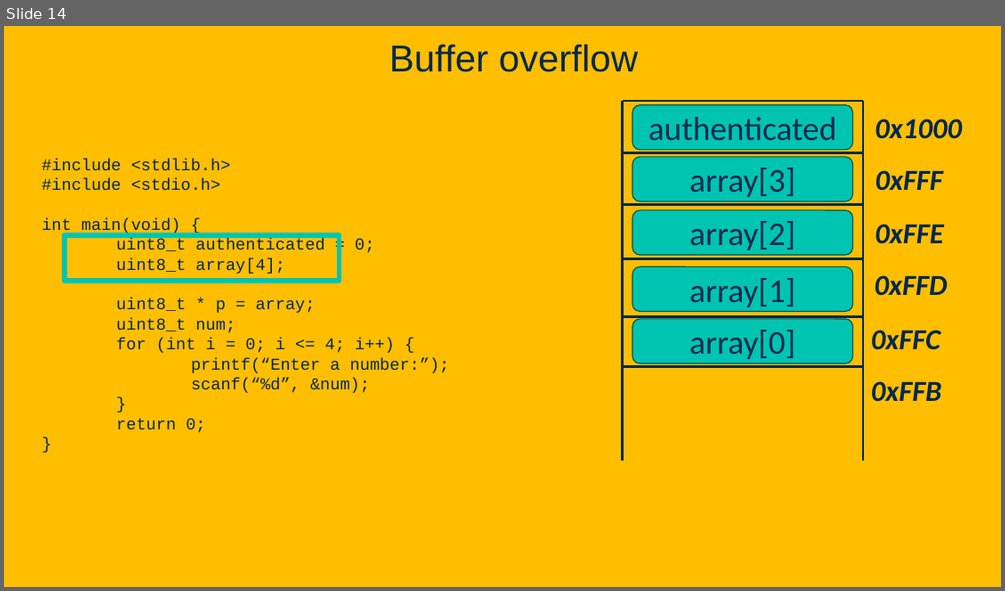
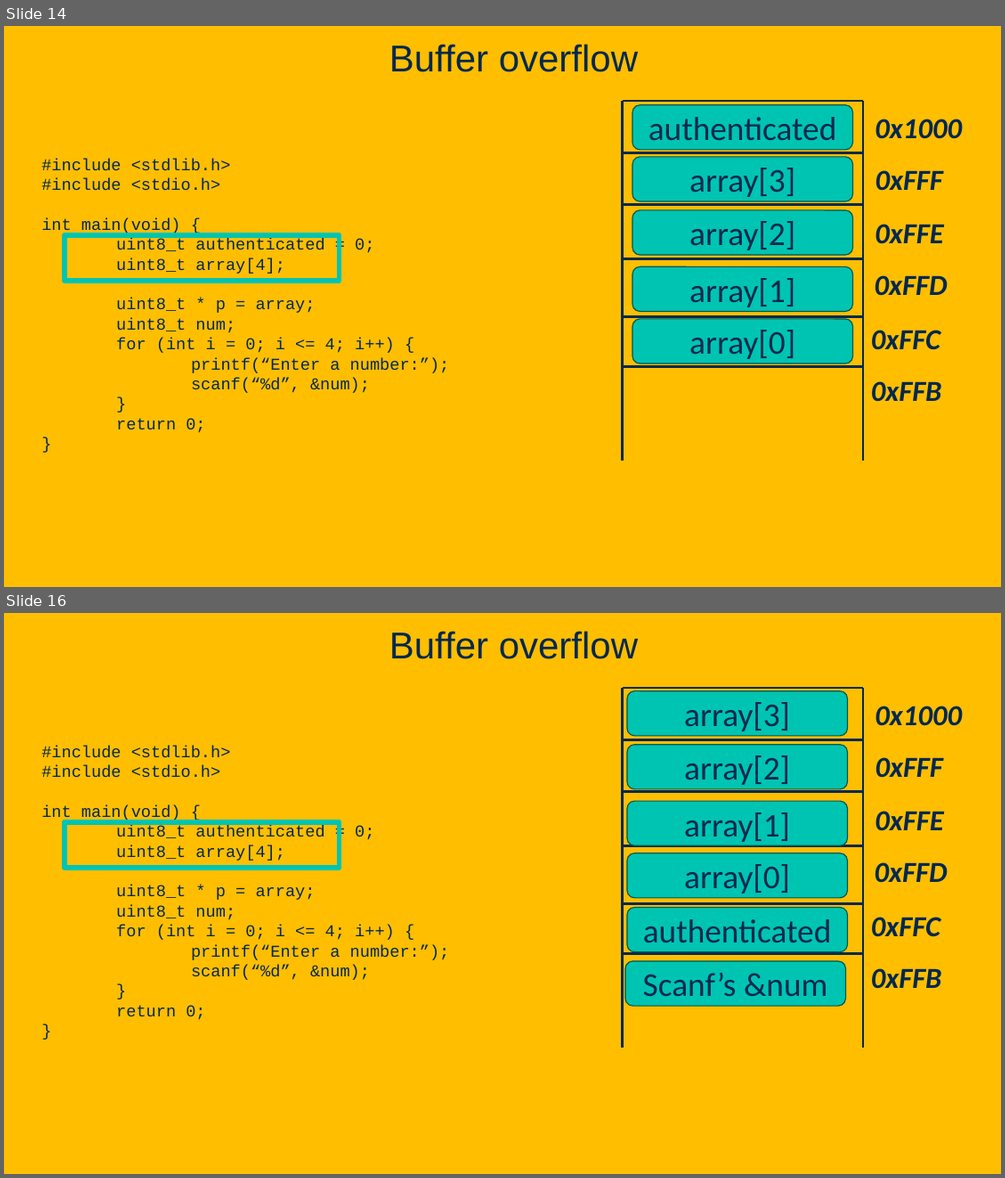
Before and after one commit to davsec-teaching/ecs160-f25, a slide deck: slides/9_software_security.pptx. Shown one above the other, each under a label of ours: slide 14 before the commit, slides 14 and 16 after it; the slides between them are not shown. The pictures are 1005x591 and 1005x1178 pixels, drawn with LibreOffice and Linux fonts; fonts in the diff are those of the drawing; background and template pictures are left out. Boxes give left, top, right and bottom in pixels: in the first picture for what was removed or moved away, otherwise in the second. Text is boxed around its words. In the diff, an @@ line names an element or a change of style, - is before the commit and + after.

```diff
--- a/slides/9_software_security.pptx
+++ b/slides/9_software_security.pptx
@@ slide 16 added at <box>4,613,1001,1174</box>, background picture (left out) @@
@@ title added at <box>389,631,638,659</box>, 36 pt, text #022850 @@
+Buffer overflow
@@ rounded rectangle added at <box>627,690,848,736</box>, fill #00C4B2, outline #00564E 1 pt, 32 pt, text #022850 @@
+array[3]
@@ text added at <box>41,746,450,1020</box>, 16 pt, text #022850 @@
+#include <stdlib.h>
+#include <stdio.h>
+int main(void) {
+uint8_t authenticated = 0;
+uint8_t array[4];
+uint8_t * p = array;
+uint8_t num;
+for (int i = 0; i <= 4; i++) {
+printf(“Enter a number:”);
+scanf(“%d”, &num);
+}
+return 0;
+}
@@ rounded rectangle added at <box>627,745,848,789</box>, fill #00C4B2, outline #00564E 1 pt, 32 pt, text #022850 @@
+array[2]
@@ rectangle added at <box>65,822,339,868</box>, outline #00C4B2 4.75 pt @@
@@ rounded rectangle added at <box>627,801,848,845</box>, fill #00C4B2, outline #00564E 1 pt, 32 pt, text #022850 @@
+array[1]
@@ rounded rectangle added at <box>627,853,848,898</box>, fill #00C4B2, outline #00564E 1 pt, 32 pt, text #022850 @@
+array[0]
@@ rounded rectangle added at <box>627,908,848,952</box>, fill #00C4B2, outline #00564E 1 pt, 32 pt, text #022850 @@
+authenticated
@@ group added at <box>623,688,962,1047</box>: 8 lines, 6 texts @@
+0x1000
+0xFFF
+0xFFE
+0xFFD
+0xFFC
+0xFFB
@@ rounded rectangle added at <box>625,961,846,1005</box>, fill #00C4B2, outline #00564E 1 pt, 32 pt, text #022850 @@
+Scanf’s &num
```
Also in this commit, not shown: 8 slides changed, 3 other slides added, 1 slide removed.
